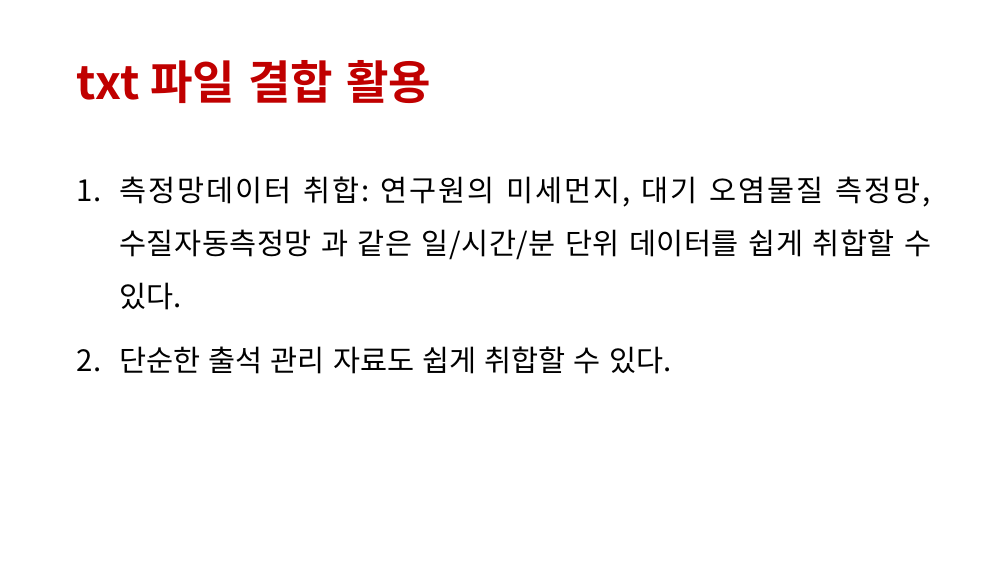
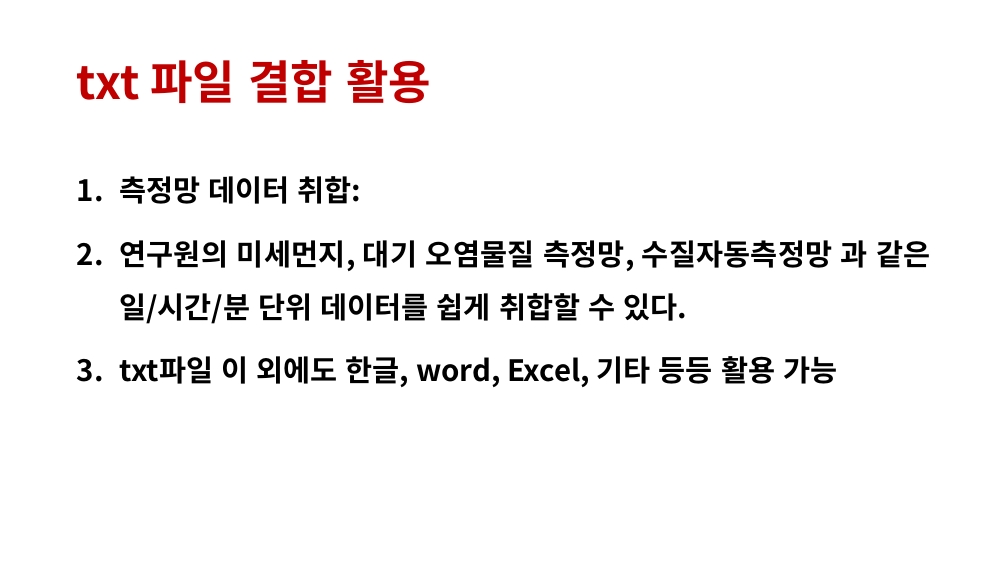
Before and after one commit to lolsaless/Python, a slide deck: slide 22 of 프롬프트 실습.pptx (slide 13 before the commit). Drawn at 1008x567 pixels with LibreOffice and Linux fonts; fonts in the diff are those of the drawing. Boxes give left, top, right and bottom in pixels: in the first picture for what was removed or moved away, otherwise in the second. Text is boxed around its words. In the diff, an @@ line names an element or a change of style, - is before the commit and + after.

```diff
--- a/프롬프트 실습.pptx
+++ b/프롬프트 실습.pptx
@@ text at (x1=119, y1=176, x2=931, y2=387): text changed; bold on @@
-1. 측정망데이터 취합: 연구원의 미세먼지, 대기 오염물질 측정망, 수질자동측정망 과 같은 일/시간/분 단위 데이터를 쉽게 취합할 수 있다.
-2. 단순한 출석 관리 자료도 쉽게 취합할 수 있다.
+1. 측정망 데이터 취합:
+2. 연구원의 미세먼지, 대기 오염물질 측정망, 수질자동측정망 과 같은 일/시간/분 단위 데이터를 쉽게 취합할 수 있다.
+3. txt파일 이 외에도 한글, word, Excel, 기타 등등 활용 가능
```
Also in this commit, not shown: 21 other slides changed, 19 slides added, 2 slides removed.
